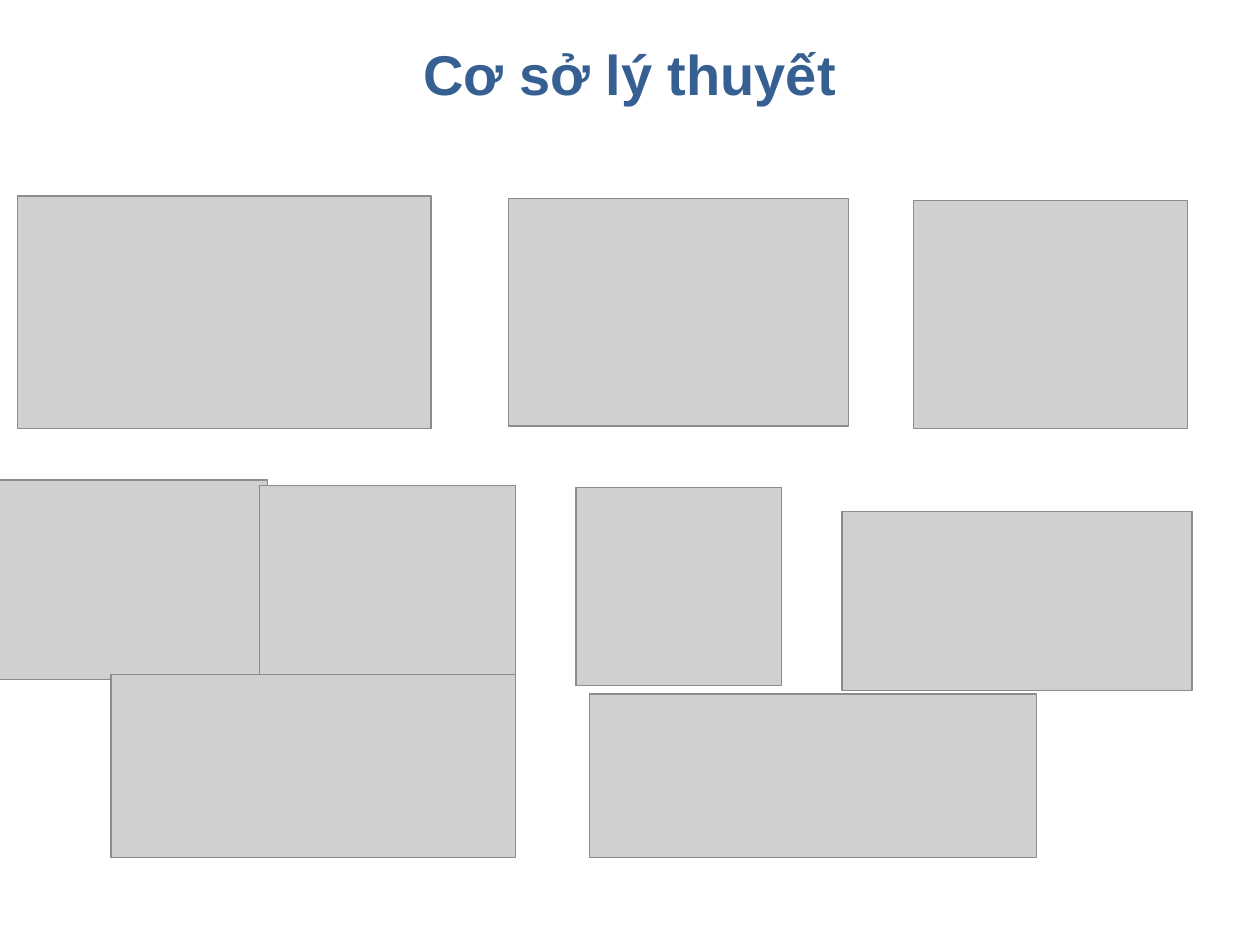
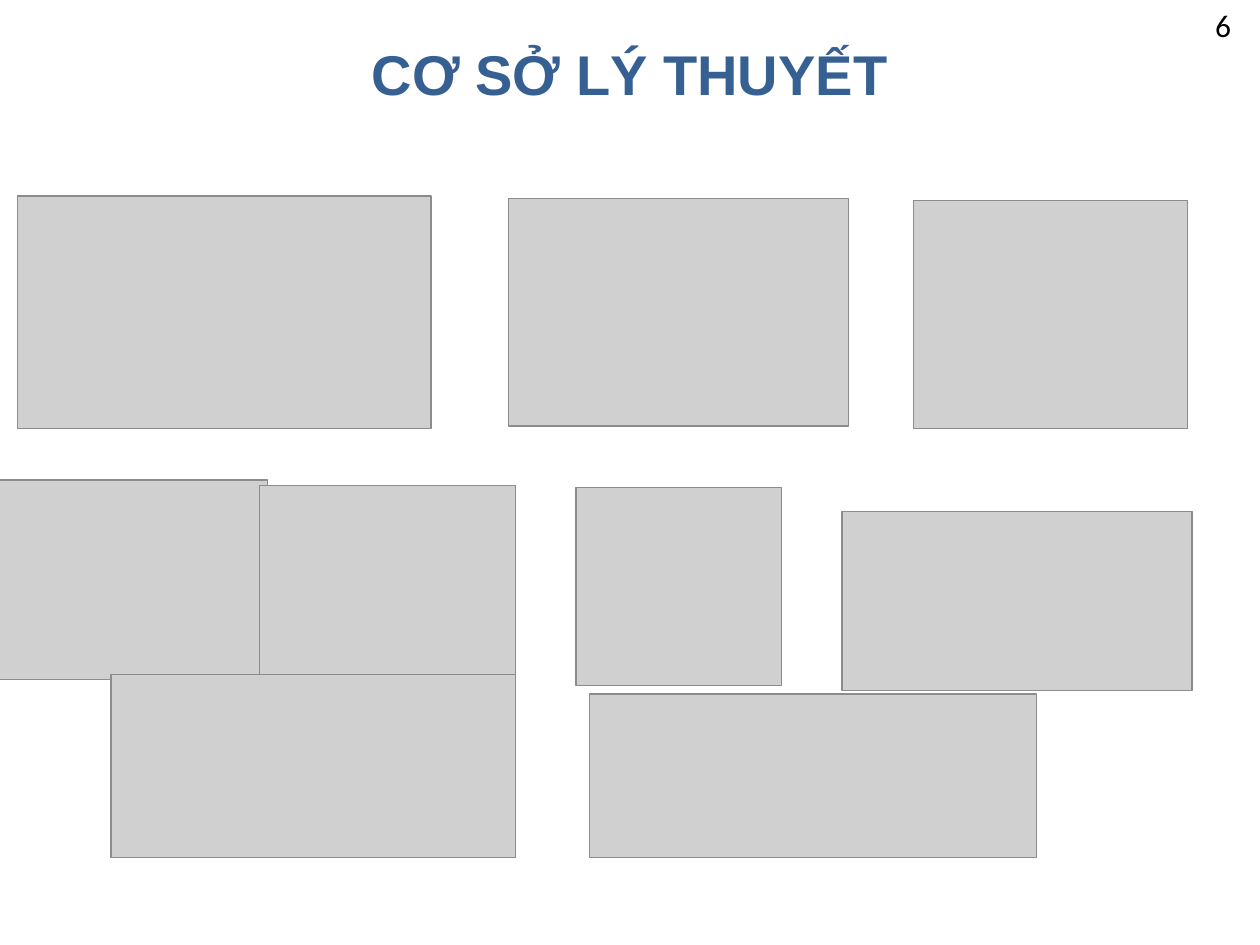
Before and after one commit to nguyentruongvu2/tn-nguyentruongvu-taohoclieu-rag, a slide deck: slide 6 of docs/PPT_RAG_Tao_tai_lieu_giang_day.pptx. Drawn at 1260x945 pixels with LibreOffice and Linux fonts; fonts in the diff are those of the drawing; grey boxes stand for pictures; background and template pictures are left out. Boxes give left, top, right and bottom in pixels: in the first picture for what was removed or moved away, otherwise in the second. Text is boxed around its words. In the diff, an @@ line names an element or a change of style, - is before the commit and + after.

```diff
--- a/docs/PPT_RAG_Tao_tai_lieu_giang_day.pptx
+++ b/docs/PPT_RAG_Tao_tai_lieu_giang_day.pptx
@@ text added at <box>1215,15,1231,38</box>, 18 pt, text #000000 @@
+6
@@ title at <box>372,51,887,96</box>: text changed @@
-Cơ sở lý thuyết
+CƠ SỞ LÝ THUYẾT
```
Also in this commit, not shown: 16 other slides changed, 1 slide added.
